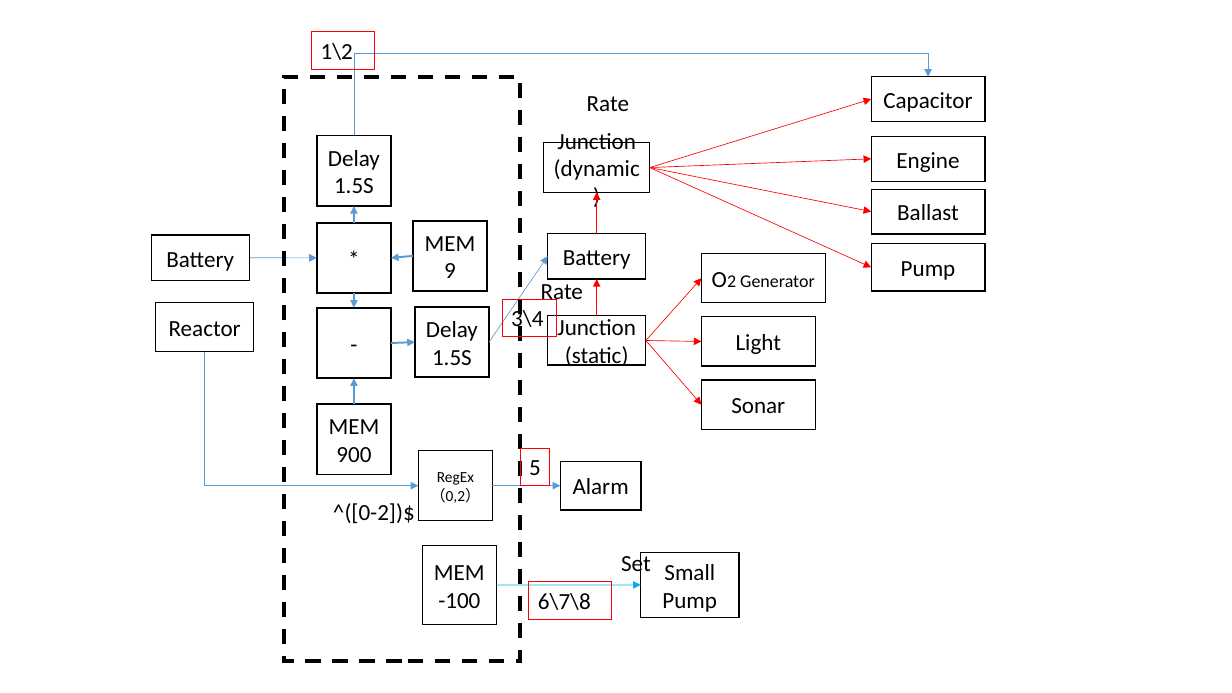
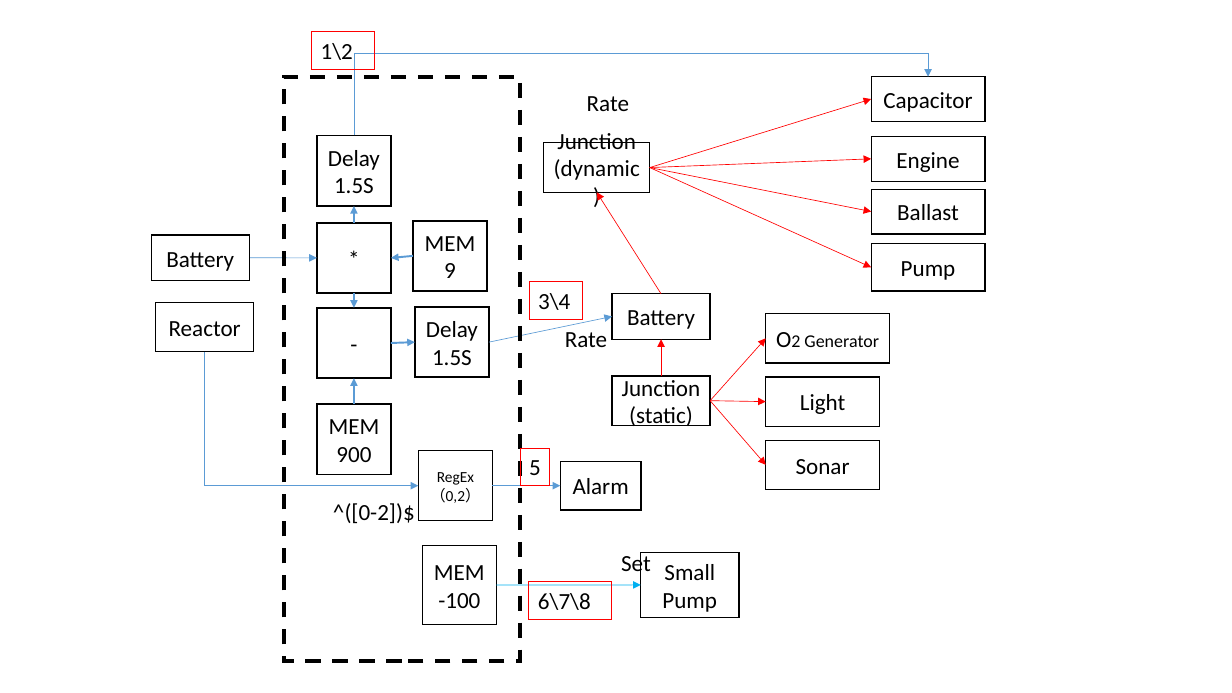
Before and after one commit to panhao4812/GameTools, a slide deck: slide 1 of BaroAngEditor/BaroAngEditor/mods/Lines.pptx. Drawn at 1232x693 pixels with LibreOffice and Linux fonts; fonts in the diff are those of the drawing. Boxes give left, top, right and bottom in pixels: in the first picture for what was removed or moved away, otherwise in the second. Text is boxed around its words. In the diff, an @@ line names an element or a change of style, - is before the commit and + after.

```diff
--- a/BaroAngEditor/BaroAngEditor/mods/Lines.pptx
+++ b/BaroAngEditor/BaroAngEditor/mods/Lines.pptx
@@ arrow moved from (597, 234) - (597, 192) to (661, 294) - (597, 192) @@
@@ rectangle "3\4": place and size @@
-rectangle "3\4" at (502,299,555,336)
+rectangle "3\4" at (530,282,583,319)
@@ arrow moved from (489, 342) - (548, 256) to (489, 342) - (612, 317) @@
@@ text "Rate" rewrapped from (541,284,583,306) to (565,332,607,347) @@
@@ 5 rectangles, 4 arrows: place and size @@
-5 rectangles, 4 arrows at (548,234,825,429)
+5 rectangles, 4 arrows at (612,294,890,489)
```
Also in this commit, not shown: 8 other slides changed, 1 slide removed.
